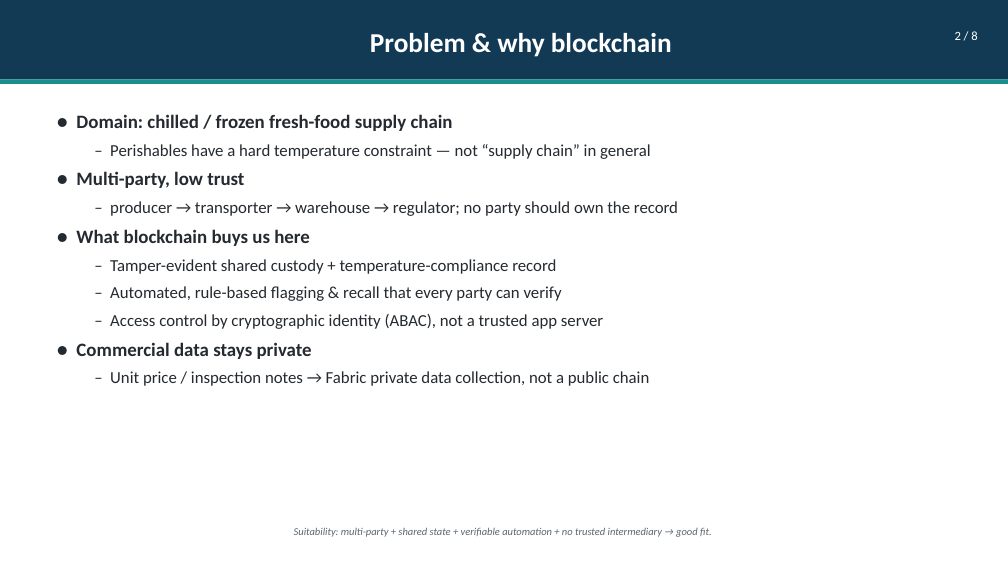
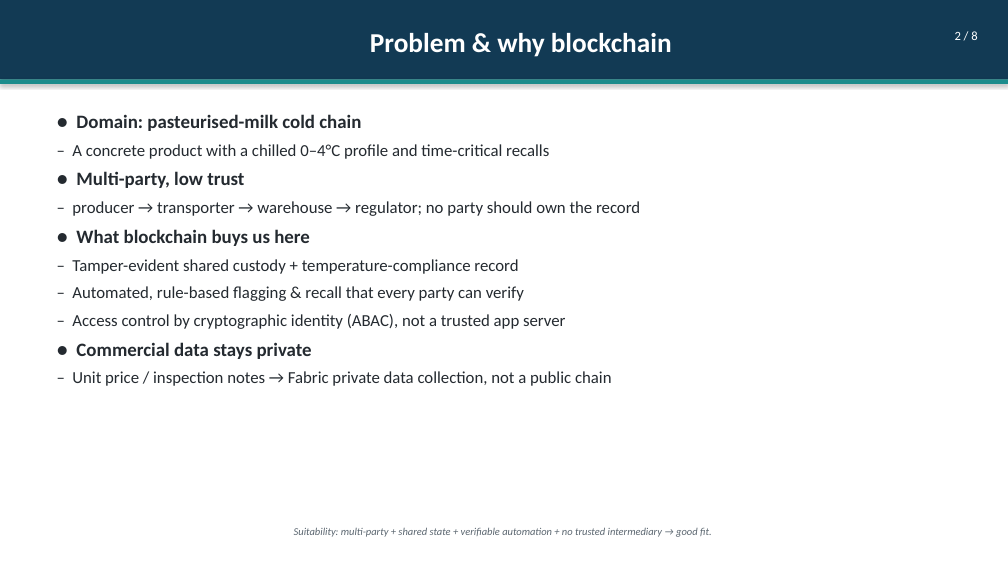
Before and after one commit to lawrence3699/comp6452-proj2, a slide deck: slide 2 of docs/COMP6452_Proj2_Task3.pptx. Drawn at 1008x567 pixels with LibreOffice and Linux fonts; fonts in the diff are those of the drawing. Boxes give left, top, right and bottom in pixels: in the first picture for what was removed or moved away, otherwise in the second. Text is boxed around its words. In the diff, an @@ line names an element or a change of style, - is before the commit and + after.

Commit message:
feat: scope demo to pasteurised milk

```diff
--- a/docs/COMP6452_Proj2_Task3.pptx
+++ b/docs/COMP6452_Proj2_Task3.pptx
@@ rectangle "Problem & why blockchain" at (0,0,1008,79): shadow on @@
@@ rectangle at (0,79,1008,84): shadow on @@
@@ text at (72,114,549,159): text changed @@
-● Domain: chilled / frozen fresh-food supply chain
-  – Perishables have a hard temperature constraint — not “supply chain” in general
+● Domain: pasteurised-milk cold chain
+  – A concrete product with a chilled 0–4°C profile and time-critical recalls
@@ text at (72,201,640,386): indent changed @@
```
Also in this commit, not shown: 7 other slides changed, 9 other files.
